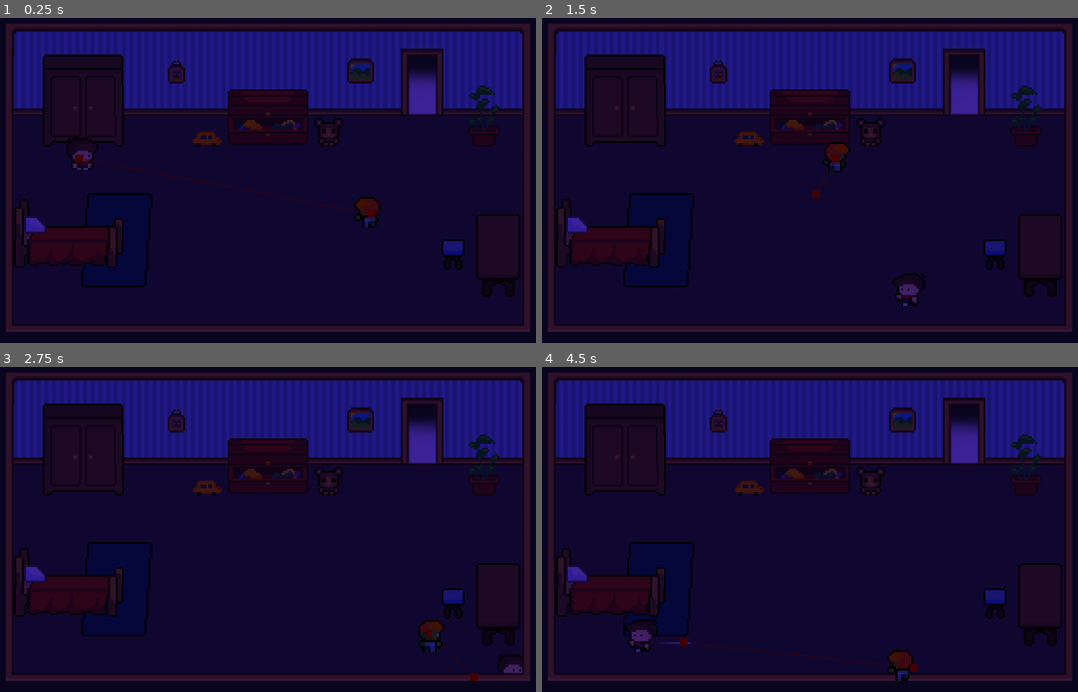
Above: before the commit, frames 1-4 (two rows, left to right).
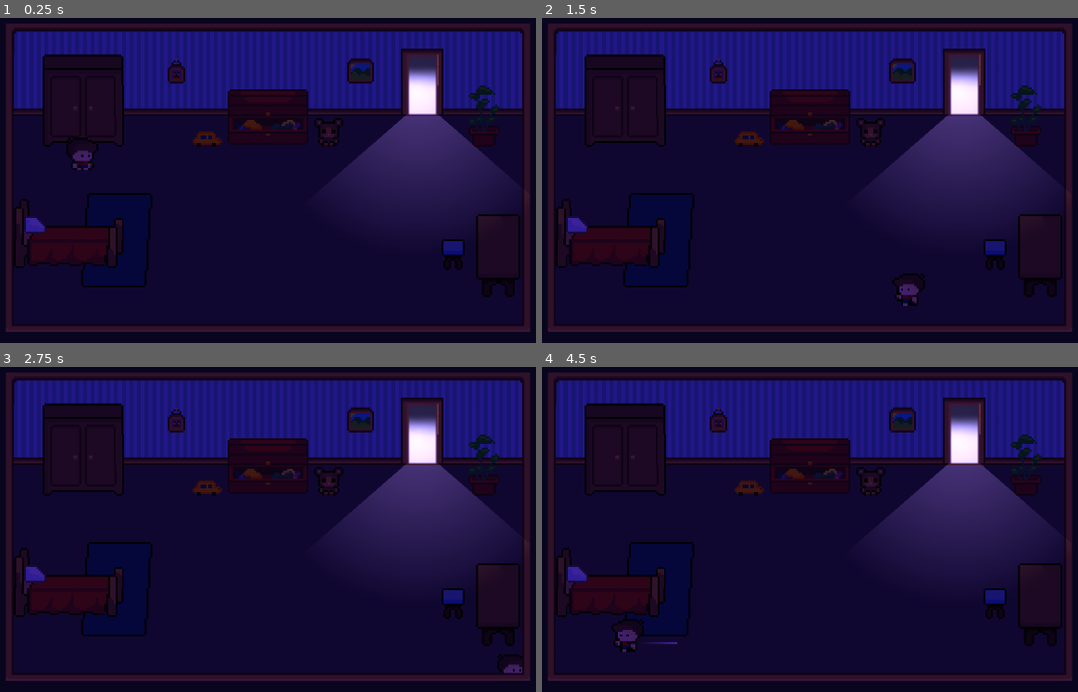
Above: after the commit, the same moments.

Repository: GabO-y/Game-Project_Comp.-Grafica
Game: Godot game, scene res://Cenas/House/House.tscn
The game is run twice, just before and just after one commit, with the same random seed, the same clock (stepped at 60 frames per second) and the same inputs. The engine's default icon, where the game draws it, is replaced by a stand-in: a white triangle on a blue panel in a dark square.
Inputs (mouse positions are in pixels of both pictures, inside the frame that each line leads up to):
- Up to frame 1 (0.25 s): no input
- Up to frame 2 (1.5 s): tap Enter at 0.5 s; move the mouse to (976, 157) at 0.52 s; hold Right (ui_right) 0.53-1.28 s; tap Space (dash) at 0.6, 1.35 s; move the mouse to (665, 200) at 1.27 s; hold Down (ui_down) from 1.28 s (still down)
- Up to frame 3 (2.75 s): move the mouse to (348, 435) at 2.02 s; release Down (ui_down) at 2.03 s; hold Right (ui_right) from 2.03 s (still down); tap Space (dash) at 2.1 s
- Up to frame 4 (4.5 s): move the mouse to (777, 610) at 2.77 s; release Right (ui_right) at 2.78 s; hold Up (ui_up) 2.78-3.53 s; tap Space (dash) at 2.85, 3.6, 4.35 s; move the mouse to (1035, 588) at 3.52 s; hold Left (ui_left) from 3.53 s (still down); click (1035, 588) at 4.15 s; move the mouse to (590, 464) at 4.27 s

The runs differ from the first frame. In frame 1, 6.8% of the frame differs, in the area x 13-94%, y 11-65%; in frame 2, 6.7%; in frame 3, 6.7%; in frame 4, 7.4%, in the area x 12-94%, y 11-97%.

Commit message:
inicio do menu do bau (prototipo)

Diff:
--- /dev/null
+++ b/Cenas/Interfaces/ChestUI.tscn
@@ -0,0 +1,279 @@
+[gd_scene load_steps=6 format=3 uid="uid://b6mu4j6timduc"]
+
+[ext_resource type="Script" uid="uid://sgh68i8sk83q" path="res://Cenas/Interfaces/chest_ui.gd" id="1_54fvl"]
+[ext_resource type="Texture2D" uid="uid://df12bxe3auu5u" path="res://Assets/Interfaces/ChestUI/waerpon_icon.png" id="1_i0lrn"]
+[ext_resource type="Texture2D" uid="uid://busm66rakwld" path="res://Assets/Interfaces/ChestUI/power_up_icon.png" id="2_b3njk"]
+
+[sub_resource type="FontFile" id="FontFile_b3njk"]
+cache/0/16/0/ascent = 0.0
+cache/0/16/0/descent = 0.0
+cache/0/16/0/underline_position = 0.0
+cache/0/16/0/underline_thickness = 0.0
+cache/0/16/0/scale = 1.0
+cache/0/2/0/ascent = 0.0
+cache/0/2/0/descent = 0.0
+cache/0/2/0/underline_position = 0.0
+cache/0/2/0/underline_thickness = 0.0
+cache/0/2/0/scale = 1.0
+cache/0/3/0/ascent = 0.0
+cache/0/3/0/descent = 0.0
+cache/0/3/0/underline_position = 0.0
+cache/0/3/0/underline_thickness = 0.0
+cache/0/3/0/scale = 1.0
+cache/0/4/0/ascent = 0.0
+cache/0/4/0/descent = 0.0
+cache/0/4/0/underline_position = 0.0
+cache/0/4/0/underline_thickness = 0.0
+cache/0/4/0/scale = 1.0
+cache/0/5/0/ascent = 0.0
+cache/0/5/0/descent = 0.0
+cache/0/5/0/underline_position = 0.0
+cache/0/5/0/underline_thickness = 0.0
+cache/0/5/0/scale = 1.0
+cache/0/6/0/ascent = 0.0
+cache/0/6/0/descent = 0.0
+cache/0/6/0/underline_position = 0.0
+cache/0/6/0/underline_thickness = 0.0
+cache/0/6/0/scale = 1.0
+cache/0/7/0/ascent = 0.0
+cache/0/7/0/descent = 0.0
+cache/0/7/0/underline_position = 0.0
+cache/0/7/0/underline_thickness = 0.0
+cache/0/7/0/scale = 1.0
+cache/0/8/0/ascent = 0.0
+cache/0/8/0/descent = 0.0
+cache/0/8/0/underline_position = 0.0
+cache/0/8/0/underline_thickness = 0.0
+cache/0/8/0/scale = 1.0
+cache/0/9/0/ascent = 0.0
+cache/0/9/0/descent = 0.0
+cache/0/9/0/underline_position = 0.0
+cache/0/9/0/underline_thickness = 0.0
+cache/0/9/0/scale = 1.0
+cache/0/10/0/ascent = 0.0
+cache/0/10/0/descent = 0.0
+cache/0/10/0/underline_position = 0.0
+cache/0/10/0/underline_thickness = 0.0
+cache/0/10/0/scale = 1.0
+cache/0/11/0/ascent = 0.0
+cache/0/11/0/descent = 0.0
+cache/0/11/0/underline_position = 0.0
+cache/0/11/0/underline_thickness = 0.0
+cache/0/11/0/scale = 1.0
+cache/0/12/0/ascent = 0.0
+cache/0/12/0/descent = 0.0
+cache/0/12/0/underline_position = 0.0
+cache/0/12/0/underline_thickness = 0.0
+cache/0/12/0/scale = 1.0
+cache/0/13/0/ascent = 0.0
+cache/0/13/0/descent = 0.0
+cache/0/13/0/underline_position = 0.0
+cache/0/13/0/underline_thickness = 0.0
+cache/0/13/0/scale = 1.0
+cache/0/14/0/ascent = 0.0
+cache/0/14/0/descent = 0.0
+cache/0/14/0/underline_position = 0.0
+cache/0/14/0/underline_thickness = 0.0
+cache/0/14/0/scale = 1.0
+cache/0/15/0/ascent = 0.0
+cache/0/15/0/descent = 0.0
+cache/0/15/0/underline_position = 0.0
+cache/0/15/0/underline_thickness = 0.0
+cache/0/15/0/scale = 1.0
+cache/0/17/0/ascent = 0.0
+cache/0/17/0/descent = 0.0
+cache/0/17/0/underline_position = 0.0
+cache/0/17/0/underline_thickness = 0.0
+cache/0/17/0/scale = 1.0
+cache/0/18/0/ascent = 0.0
+cache/0/18/0/descent = 0.0
+cache/0/18/0/underline_position = 0.0
+cache/0/18/0/underline_thickness = 0.0
+cache/0/18/0/scale = 1.0
+cache/0/19/0/ascent = 0.0
+cache/0/19/0/descent = 0.0
+cache/0/19/0/underline_position = 0.0
+cache/0/19/0/underline_thickness = 0.0
+cache/0/19/0/scale = 1.0
+cache/0/20/0/ascent = 0.0
+cache/0/20/0/descent = 0.0
+cache/0/20/0/underline_position = 0.0
+cache/0/20/0/underline_thickness = 0.0
+cache/0/20/0/scale = 1.0
+cache/0/21/0/ascent = 0.0
+cache/0/21/0/descent = 0.0
+cache/0/21/0/underline_position = 0.0
+cache/0/21/0/underline_thickness = 0.0
+cache/0/21/0/scale = 1.0
+cache/0/22/0/ascent = 0.0
+cache/0/22/0/descent = 0.0
+cache/0/22/0/underline_position = 0.0
+cache/0/22/0/underline_thickness = 0.0
+cache/0/22/0/scale = 1.0
+cache/0/23/0/ascent = 0.0
+cache/0/23/0/descent = 0.0
+cache/0/23/0/underline_position = 0.0
+cache/0/23/0/underline_thickness = 0.0
+cache/0/23/0/scale = 1.0
+cache/0/24/0/ascent = 0.0
+cache/0/24/0/descent = 0.0
+cache/0/24/0/underline_position = 0.0
+cache/0/24/0/underline_thickness = 0.0
+cache/0/24/0/scale = 1.0
+cache/0/25/0/ascent = 0.0
+cache/0/25/0/descent = 0.0
+cache/0/25/0/underline_position = 0.0
+cache/0/25/0/underline_thickness = 0.0
+cache/0/25/0/scale = 1.0
+cache/0/26/0/ascent = 0.0
+cache/0/26/0/descent = 0.0
+cache/0/26/0/underline_position = 0.0
+cache/0/26/0/underline_thickness = 0.0
+cache/0/26/0/scale = 1.0
+cache/0/27/0/ascent = 0.0
+cache/0/27/0/descent = 0.0
+cache/0/27/0/underline_position = 0.0
+cache/0/27/0/underline_thickness = 0.0
+cache/0/27/0/scale = 1.0
+cache/0/28/0/ascent = 0.0
+cache/0/28/0/descent = 0.0
+cache/0/28/0/underline_position = 0.0
+cache/0/28/0/underline_thickness = 0.0
+cache/0/28/0/scale = 1.0
+cache/0/29/0/ascent = 0.0
+cache/0/29/0/descent = 0.0
+cache/0/29/0/underline_position = 0.0
+cache/0/29/0/underline_thickness = 0.0
+cache/0/29/0/scale = 1.0
+cache/0/30/0/ascent = 0.0
+cache/0/30/0/descent = 0.0
+cache/0/30/0/underline_position = 0.0
+cache/0/30/0/underline_thickness = 0.0
+cache/0/30/0/scale = 1.0
+cache/0/31/0/ascent = 0.0
+cache/0/31/0/descent = 0.0
+cache/0/31/0/underline_position = 0.0
+cache/0/31/0/underline_thickness = 0.0
+cache/0/31/0/scale = 1.0
+cache/0/32/0/ascent = 0.0
+cache/0/32/0/descent = 0.0
+cache/0/32/0/underline_position = 0.0
+cache/0/32/0/underline_thickness = 0.0
+cache/0/32/0/scale = 1.0
+cache/0/33/0/ascent = 0.0
+cache/0/33/0/descent = 0.0
+cache/0/33/0/underline_position = 0.0
+cache/0/33/0/underline_thickness = 0.0
+cache/0/33/0/scale = 1.0
+cache/0/34/0/ascent = 0.0
+cache/0/34/0/descent = 0.0
+cache/0/34/0/underline_position = 0.0
+cache/0/34/0/underline_thickness = 0.0
+cache/0/34/0/scale = 1.0
+cache/0/35/0/ascent = 0.0
+cache/0/35/0/descent = 0.0
+cache/0/35/0/underline_position = 0.0
+cache/0/35/0/underline_thickness = 0.0
+cache/0/35/0/scale = 1.0
+cache/0/36/0/ascent = 0.0
+cache/0/36/0/descent = 0.0
+cache/0/36/0/underline_position = 0.0
+cache/0/36/0/underline_thickness = 0.0
+cache/0/36/0/scale = 1.0
+cache/0/37/0/ascent = 0.0
+cache/0/37/0/descent = 0.0
+cache/0/37/0/underline_position = 0.0
+cache/0/37/0/underline_thickness = 0.0
+cache/0/37/0/scale = 1.0
+cache/0/38/0/ascent = 0.0
+cache/0/38/0/descent = 0.0
+cache/0/38/0/underline_position = 0.0
+cache/0/38/0/underline_thickness = 0.0
+cache/0/38/0/scale = 1.0
+
+[sub_resource type="CircleShape2D" id="CircleShape2D_54fvl"]
+
+[node name="ChestUi" type="Control" node_paths=PackedStringArray("popup", "menu", "area")]
+z_index = 1
+layout_mode = 3
+anchors_preset = 15
+anchor_right = 1.0
+anchor_bottom = 1.0
+grow_horizontal = 2
+grow_vertical = 2
+script = ExtResource("1_54fvl")
+popup = NodePath("PopUp")
+menu = NodePath("Menu")
+area = NodePath("Area2D")
+
+[node name="Menu" type="PanelContainer" parent="."]
+layout_mode = 1
+anchors_preset = 15
+anchor_right = 1.0
+anchor_bottom = 1.0
+grow_horizontal = 2
+grow_vertical = 2
+
+[node name="ColorRect" type="ColorRect" parent="Menu"]
+layout_mode = 2
+color = Color(0.14, 0.14, 0.14, 1)
+
+[node name="VBoxContainer" type="VBoxContainer" parent="Menu"]
+layout_mode = 2
+
+[node name="HBoxContainer" type="HBoxContainer" parent="Menu/VBoxContainer"]
+layout_mode = 2
+alignment = 1
+
+[node name="Button" type="Button" parent="Menu/VBoxContainer/HBoxContainer"]
+layout_mode = 2
+icon = ExtResource("1_i0lrn")
+
+[node name="Button2" type="Button" parent="Menu/VBoxContainer/HBoxContainer"]
+layout_mode = 2
+icon = ExtResource("2_b3njk")
+
+[node name="HSeparator" type="HSeparator" parent="Menu/VBoxContainer"]
+layout_mode = 2
+theme_override_constants/separation = 30
+
+[node name="HBoxContainer2" type="HBoxContainer" parent="Menu/VBoxContainer"]
+layout_mode = 2
+alignment = 1
+
+[node name="Button" type="Button" parent="Menu/VBoxContainer/HBoxContainer2"]
+layout_mode = 2
+theme_override_fonts/font = SubResource("FontFile_b3njk")
+theme_override_font_sizes/font_size = 18
+text = "Lanterna"
+
+[node name="Button2" type="Button" parent="Menu/VBoxContainer/HBoxContainer2"]
+layout_mode = 2
+text = "Isqueiro"
+
+[node name="Button3" type="Button" parent="Menu/VBoxContainer/HBoxContainer2"]
+layout_mode = 2
+text = "Pisca-Pisca"
+
+[node name="PopUp" type="PanelContainer" parent="."]
+visible = false
+layout_mode = 1
+anchors_preset = 5
+anchor_left = 0.5
+anchor_right = 0.5
+offset_left = -21.5
+offset_right = 21.5
+offset_bottom = 13.0
+grow_horizontal = 2
+
+[node name="Label" type="Label" parent="PopUp"]
+layout_mode = 2
+theme_override_font_sizes/font_size = 9
+text = "Abrir Loja"
+
+[node name="Area2D" type="Area2D" parent="."]
+
+[node name="CollisionShape2D" type="CollisionShape2D" parent="Area2D"]
+shape = SubResource("CircleShape2D_54fvl")
+
+[connection signal="pressed" from="Menu/VBoxContainer/HBoxContainer/Button" to="." method="_on_button_pressed"]
--- /dev/null
+++ b/Cenas/Interfaces/chest_ui.gd
@@ -0,0 +1,60 @@
+extends Control
+
+class_name ChestUi
+
+@export var popup: PanelContainer
+@export var menu: PanelContainer
+@export var area: Area2D
+
+var is_visible_pop_up = false
+
+func _ready() -> void:
+	hide_pop_up()
+	hide_menu()
+
+func _process(delta: float) -> void:
+
+	var dist = area.global_position.distance_to(Globals.player_pos)
+
+	if dist < 30 and not is_visible_pop_up:
+		show_popup()
+		is_visible_pop_up = true
+
+	if dist > 30 and is_visible_pop_up:
+		hide_pop_up()
+		is_visible_pop_up = false
+
+	if is_visible_pop_up and Input.is_action_just_pressed("ui_menu"):
+		hide_pop_up()
+		show_menu()
+		Globals.player.is_in_menu = true
+
+	if Globals.player.is_in_menu and Input.is_action_just_pressed("ui_exit_menu"):
+		hide_menu()
+		Globals.player.is_in_menu = false
+
+
+func show_popup():
+	set_visible_pop_up(true)
+
+func hide_pop_up():
+	set_visible_pop_up(false)
+
+func show_menu():
+	set_visible_menu(true)
+	menu.process_mode = Node.PROCESS_MODE_DISABLED
+
+func hide_menu():
+	set_visible_menu(false)
+	menu.process_mode = Node.PROCESS_MODE_INHERIT
+
+func set_visible_pop_up(mode: bool):
+	popup.visible = mode
+
+func set_visible_menu(mode: bool):
+	if Globals.player:
+		Globals.player.is_in_menu = mode
+	menu.visible = mode
+
+func _on_button_pressed() -> void:
+	print("a")
--- a/Cenas/LightArmor/light_armor.gd
+++ b/Cenas/LightArmor/light_armor.gd
@@ -11,6 +11,8 @@
 var mouse_move = false
 
 func _process(delta: float) -> void:
+
+	if Globals.player.is_in_menu: return
 
 	if Input.is_action_just_pressed("ui_toggle_armor"):
 		print("asd")
--- a/Cenas/Player/player.gd
+++ b/Cenas/Player/player.gd
@@ -29,6 +29,8 @@
 var knockback_time = 0
 var knockback_duration = 0.5
 
+var is_in_menu = false
+
 @export var player_body: CharacterBody2D
 @export var anim: AnimatedSprite2D
 @export var hit_area: Area2D
@@ -44,6 +46,8 @@
 
 func _process(delta: float) -> void:
 
+	if is_in_menu: return
+
 	animation_logic()
 
 	armor.global_position = player_body.global_position
@@ -71,6 +75,8 @@
 	ene.atack_player = false
 
 func _physics_process(delta: float) -> void:
+
+	if is_in_menu: return
 
 	if is_on_knockback:
 		if knockback_time >= knockback_duration:
--- a/Cenas/Rooms/SafeRoom/SafeRoom.tscn
+++ b/Cenas/Rooms/SafeRoom/SafeRoom.tscn
@@ -11,8 +11,7 @@
 [ext_resource type="PackedScene" uid="uid://c42kqnewe2l" path="res://Cenas/Rooms/SafeRoom/Fundo_7.tscn" id="7_id"]
 [ext_resource type="Texture2D" uid="uid://dfimnqlujm1iq" path="res://Assets/rooms/sprites_v4.png" id="7_t81q4"]
 [ext_resource type="PackedScene" uid="uid://dsa5vodvq7v6n" path="res://Cenas/Rooms/Door/Door.tscn" id="10_ko388"]
-[ext_resource type="PackedScene" uid="uid://csvmtodty8e68" path="res://Cenas/Enemie/Spawner/EnemySpawner.tscn" id="12_6su08"]
-[ext_resource type="PackedScene" uid="uid://c5t1rcxsbscp5" path="res://Cenas/Enemie/Zombie/Zombie.tscn" id="13_gqryf"]
+[ext_resource type="PackedScene" uid="uid://b6mu4j6timduc" path="res://Cenas/Interfaces/ChestUI.tscn" id="15_wllog"]
 
 [sub_resource type="TileSetAtlasSource" id="TileSetAtlasSource_6su08"]
 texture = ExtResource("7_t81q4")
@@ -141,6 +140,9 @@
 [sub_resource type="OccluderPolygon2D" id="OccluderPolygon2D_t81q4"]
 polygon = PackedVector2Array(-8, 7, -11, -27, 11, -27, 8, 7, 8, -24, -8, -24)
 
+[sub_resource type="CircleShape2D" id="CircleShape2D_6su08"]
+radius = 6.0
+
 [node name="SafeRoom" type="Node2D"]
 script = ExtResource("1_ckbd2")
 
@@ -191,13 +193,34 @@
 [node name="LightOccluder2D" type="LightOccluder2D" parent="Doors/HallWay1"]
 occluder = SubResource("OccluderPolygon2D_t81q4")
 
-[node name="Spawners" type="Node2D" parent="."]
-
-[node name="EnemieSpawaner" parent="Spawners" instance=ExtResource("12_6su08")]
-position = Vector2(208, 117)
-type_enemie = ExtResource("13_gqryf")
-limit_spawn = 1
-
 [node name="Camera2D" type="Camera2D" parent="."]
 position = Vector2(154, 96)
 zoom = Vector2(3, 3)
+
+[node name="Interative" type="Node2D" parent="."]
+
+[node name="ChestUi" parent="Interative" node_paths=PackedStringArray("popup", "area") instance=ExtResource("15_wllog")]
+texture_filter = 1
+offset_left = 147.0
+offset_top = 97.0
+offset_right = 147.0
+offset_bottom = 97.0
+popup = NodePath("PopUp2")
+area = NodePath("Area2D2")
+
+[node name="Area2D2" type="Area2D" parent="Interative/ChestUi"]
+position = Vector2(33, -24)
+
+[node name="CollisionShape2D" type="CollisionShape2D" parent="Interative/ChestUi/Area2D2"]
+shape = SubResource("CircleShape2D_6su08")
+
+[node name="PopUp2" type="PanelContainer" parent="Interative/ChestUi"]
+layout_mode = 0
+offset_left = 23.0
+offset_top = -40.0
+offset_right = 99.0
+scale = Vector2(0.293563, 0.283642)
+
+[node name="Label" type="Label" parent="Interative/ChestUi/PopUp2"]
+layout_mode = 2
+text = "Abrir Loja"
--- /dev/null
+++ b/Cenas/Rooms/SafeRoom/interative.gd
@@ -0,0 +1,22 @@
+extends Node2D
+
+@export var area: Area2D
+@export var chest_ui: ChestUi
+
+var menu_open = false
+var is_visible_pop_up = false
+
+func _process(delta: float) -> void:
+
+	var dist = area.global_position.distance_to(Globals.player_pos)
+
+	if not menu_open and dist  < 20:
+		chest_ui.show_popup()
+		is_visible_pop_up = true
+
+	if is_visible_pop_up and dist > 20:
+		chest_ui.hide_pop_up()
+		is_visible_pop_up = false
+
+	if is_visible_pop_up and Input.is_action_just_pressed("ui_menu"):
+		chest_ui.show_menu()
--- a/globals.gd
+++ b/globals.gd
@@ -9,9 +9,7 @@
 var is_get_animation = false
 var center_pos: Vector2
 var special_time_ghost_run = 2
-
-var is_using_array = false
-
+var player_pos: Vector2
 # mapa de qual nova diagonal ele deve ir dependendo de onde bate
 var dir_possibles_crash_wall = {
 		Vector2( 1,   1)  : {"right" : Vector2(-1,  1), "down" : Vector2( 1, -1)},
@@ -37,7 +35,10 @@
 func _ready() -> void:
 	process_mode = Node.PROCESS_MODE_ALWAYS
 
+
 func _process(delta: float) -> void:
+
+	player_pos = player.player_body.global_position
 
 	if die:
 		if Input.is_key_label_pressed(KEY_SPACE):
--- a/project.godot
+++ b/project.godot
@@ -66,6 +66,12 @@
 , Object(InputEventKey,"resource_local_to_scene":false,"resource_name":"","device":-1,"window_id":0,"alt_pressed":false …(183 unchanged characters)…
 ]
 }
+ui_menu={
+"deadzone": 0.5,
+"events": [Object(InputEventKey,"resource_local_to_scene":false,"resource_name":"","device":0,"window_id":0,"alt_pressed":false,"shift_pressed":false,"ctrl_pressed":false,"meta_pressed":false,"pressed":false,"keycode":4194370,"physical_keycode":0,"key_label":0,"unicode":0,"location":0,"echo":false,"script":null)
+, Object(InputEventMouseButton,"resource_local_to_scene":false,"resource_name":"","device":-1,"window_id":0,"alt_pressed":false,"shift_pressed":false,"ctrl_pressed":false,"meta_pressed":false,"button_mask":0,"position":Vector2(0, 0),"global_position":Vector2(0, 0),"factor":1.0,"button_index":1,"canceled":false,"pressed":false,"double_click":false,"script":null)
+]
+}
 ui={
 "deadzone": 0.2,
 "events": []
@@ -93,3 +99,8 @@
 , Object(InputEventJoypadButton,"resource_local_to_scene":false,"resource_name":"","device":-1,"button_index":7,"pressure":0.0,"pressed":true,"script":null)
 ]
 }
+ui_exit_menu={
+"deadzone": 0.2,
+"events": [Object(InputEventKey,"resource_local_to_scene":false,"resource_name":"","device":-1,"window_id":0,"alt_pressed":false,"shift_pressed":false,"ctrl_pressed":false,"meta_pressed":false,"pressed":false,"keycode":0,"physical_keycode":4194305,"key_label":0,"unicode":0,"location":0,"echo":false,"script":null)
+]
+}
Binary file added: Assets/Interfaces/ChestUI/power_up_icon.png
Not shown, added: Assets/Interfaces/ChestUI/power_up_icon.png.import
Binary file added: Assets/Interfaces/ChestUI/waerpon_icon.png
Not shown, added: Assets/Interfaces/ChestUI/waerpon_icon.png.import
Not shown, added: Cenas/Interfaces/chest_ui.gd.uid
Empty file removed: Cenas/Menus/GameOver/game_over.gd
Not shown, removed: Cenas/Menus/GameOver/game_over.gd.uid
Not shown, added: Cenas/Rooms/SafeRoom/interative.gd.uid
Not shown, added: Assets/Interfaces/ChestUI/.power_up_icon.png-autosave.kra
Not shown, added: Assets/Interfaces/ChestUI/power_up_icon.png~
Not shown, added: Assets/Interfaces/ChestUI/waerpon_icon.png~
